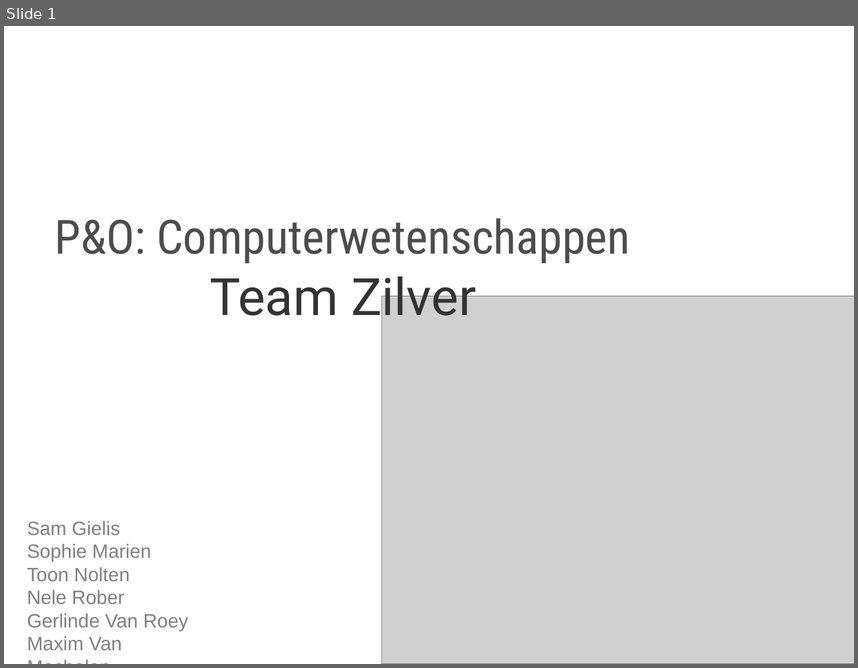
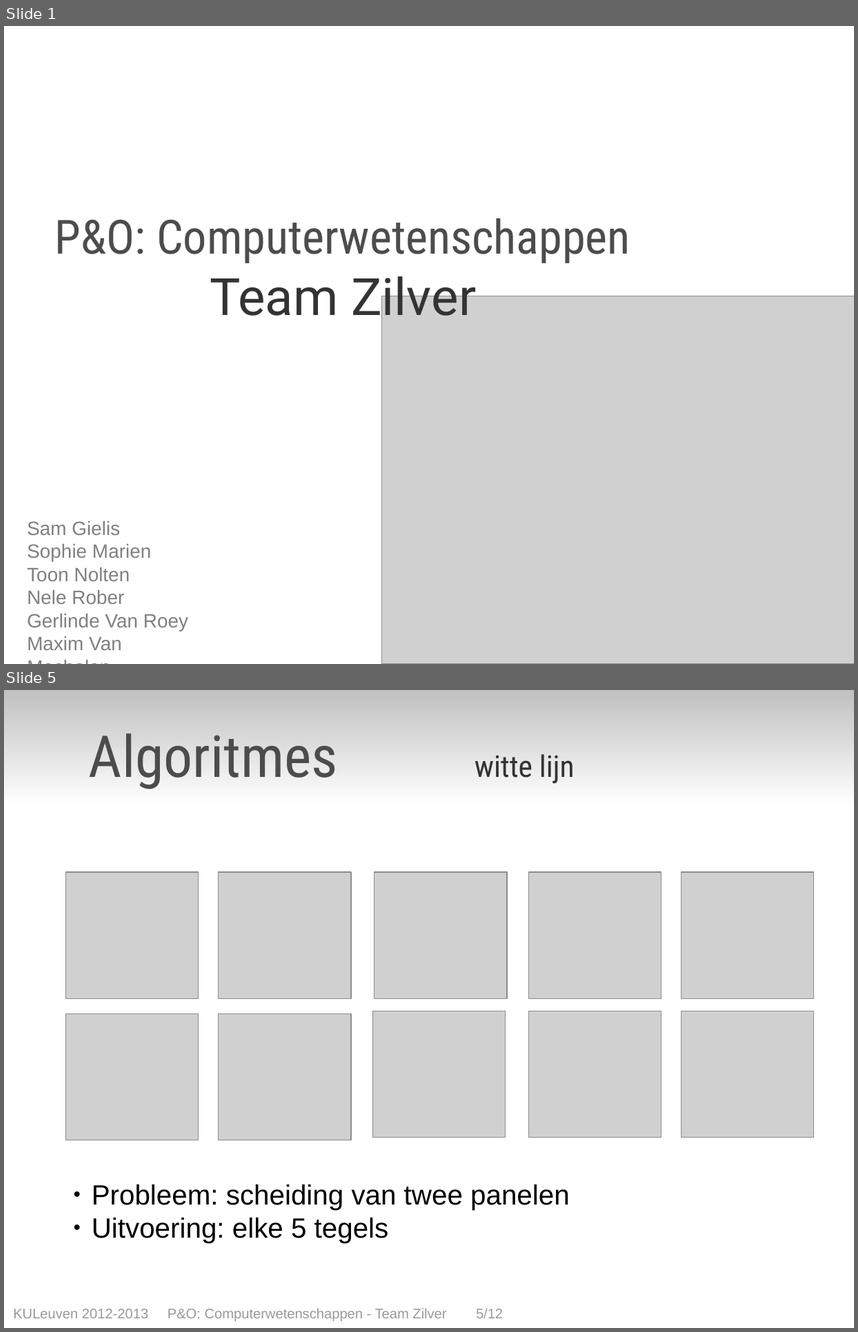
Before and after one commit to toonn/SilverSurfer, a slide deck: SilverSurferVerslag/Presentatie Eind/Presentatie eindverslag - team zilver.odp. Shown one above the other, each under a label of ours: slide 1 before the commit, slides 1 and 5 after it; the slides between them are not shown. The pictures are 858x668 and 858x1332 pixels, drawn with LibreOffice and Linux fonts; fonts in the diff are those of the drawing; grey boxes stand for pictures. Boxes give left, top, right and bottom in pixels: in the first picture for what was removed or moved away, otherwise in the second. Text is boxed around its words. In the diff, an @@ line names an element or a change of style, - is before the commit and + after.

```diff
--- a/SilverSurferVerslag/Presentatie Eind/Presentatie eindverslag - team zilver.odp
+++ b/SilverSurferVerslag/Presentatie Eind/Presentatie eindverslag - team zilver.odp
@@ slide 5 added at <box>4,690,854,1328</box>, background #FFFFFF @@
@@ text added at <box>89,733,218,774</box>, 44 pt, text #000000, bold @@
+Inhoud
@@ text added at <box>89,733,575,789</box>, 54 pt, text #4C4C4C @@
+Algoritmes witte lijn
@@ picture added at <box>65,872,199,998</box> @@
@@ picture added at <box>219,872,351,998</box> @@
@@ picture added at <box>375,872,507,998</box> @@
@@ picture added at <box>528,872,662,998</box> @@
@@ picture added at <box>682,872,814,998</box> @@
@@ picture added at <box>65,1014,199,1141</box> @@
@@ picture added at <box>219,1014,351,1141</box> @@
@@ picture added at <box>372,1011,506,1137</box> @@
@@ picture added at <box>528,1011,662,1137</box> @@
@@ picture added at <box>682,1011,814,1137</box> @@
@@ text added at <box>92,1184,570,1243</box>, 26 pt, text #000000 @@
+● Probleem: scheiding van twee panelen
+● Uitvoering: elke 5 tegels
@@ text added at <box>13,1308,503,1321</box>, 13 pt, text #999999 @@
+KULeuven 2012-2013 P&O: Computerwetenschappen - Team Zilver 5/12
```
Also in this commit, not shown: 6 other slides added, 8 slides removed, 1 other file.
